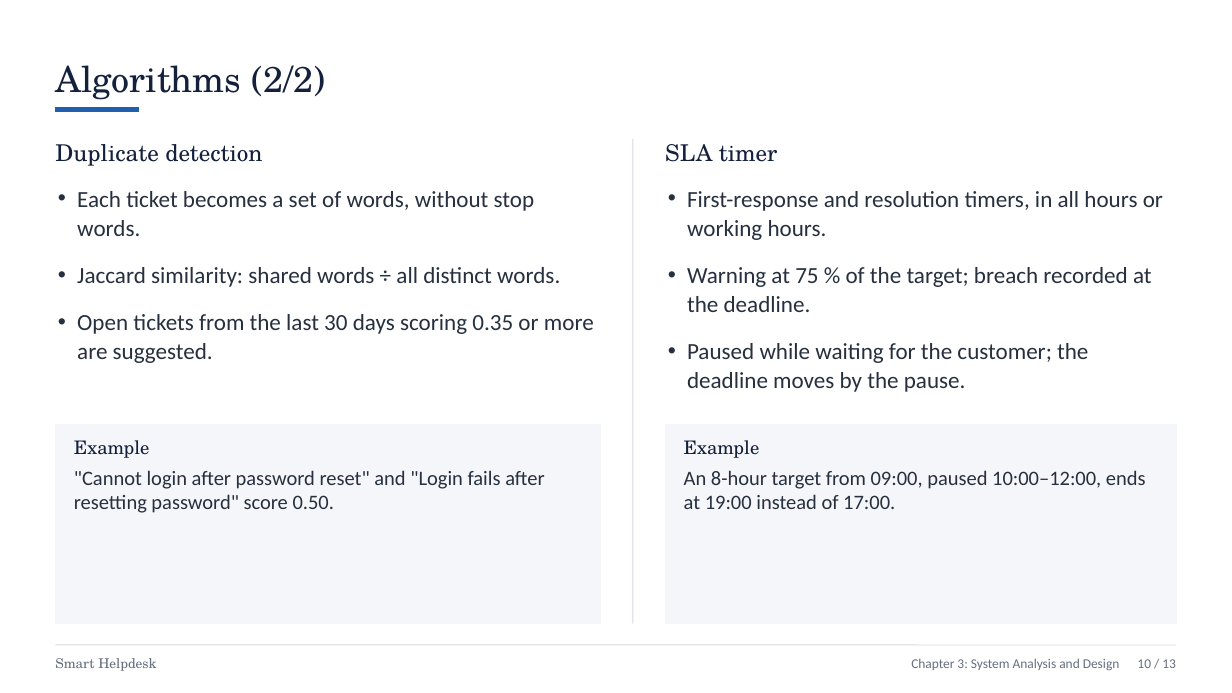
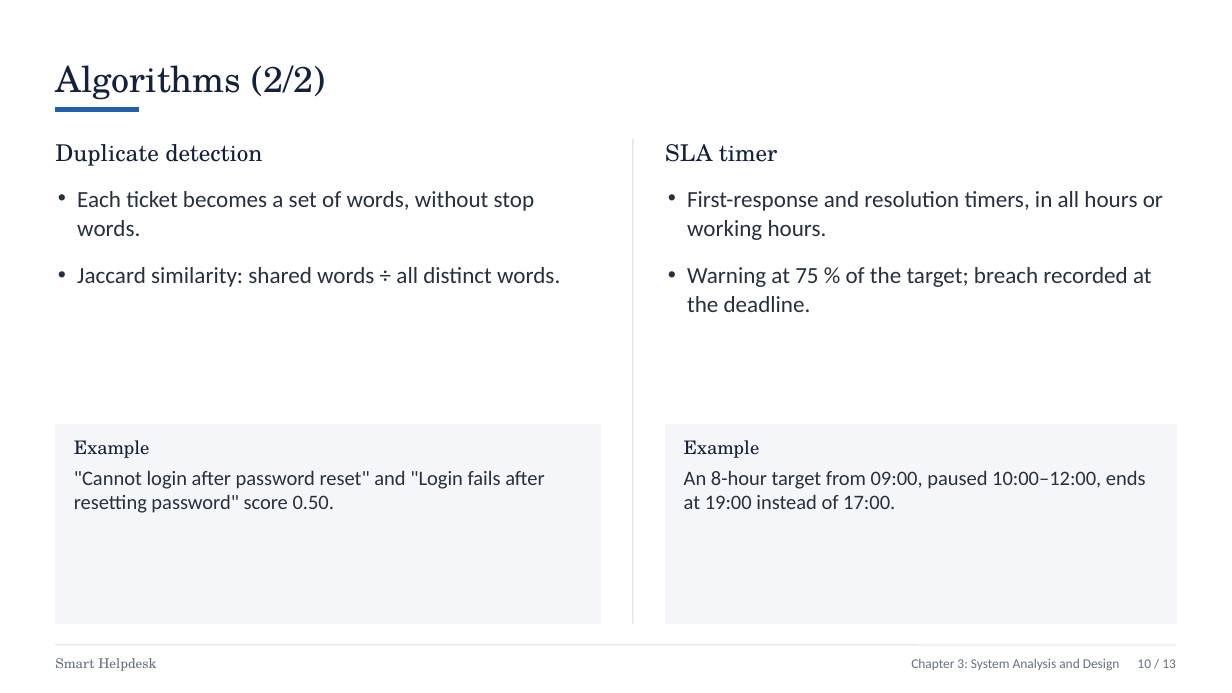
Before and after one commit to Sbh321/smart-helpdesk, a slide deck: slide 11 of college/report/Project-III-Presentation-Smart-Helpdesk.pptx. Drawn at 1232x693 pixels with LibreOffice and Linux fonts; fonts in the diff are those of the drawing. Boxes give left, top, right and bottom in pixels: in the first picture for what was removed or moved away, otherwise in the second. Text is boxed around its words. In the diff, an @@ line names an element or a change of style, - is before the commit and + after.

```diff
--- a/college/report/Project-III-Presentation-Smart-Helpdesk.pptx
+++ b/college/report/Project-III-Presentation-Smart-Helpdesk.pptx
@@ text at box(77, 314, 594, 363): paragraph removed @@
-• Open tickets from the last 30 days scoring 0.35 or more are suggested.
@@ text at box(687, 343, 1088, 392): paragraph removed @@
-• Paused while waiting for the customer; the deadline moves by the pause.
```
Also in this commit, not shown: 1 other slide changed, 4 other files.
